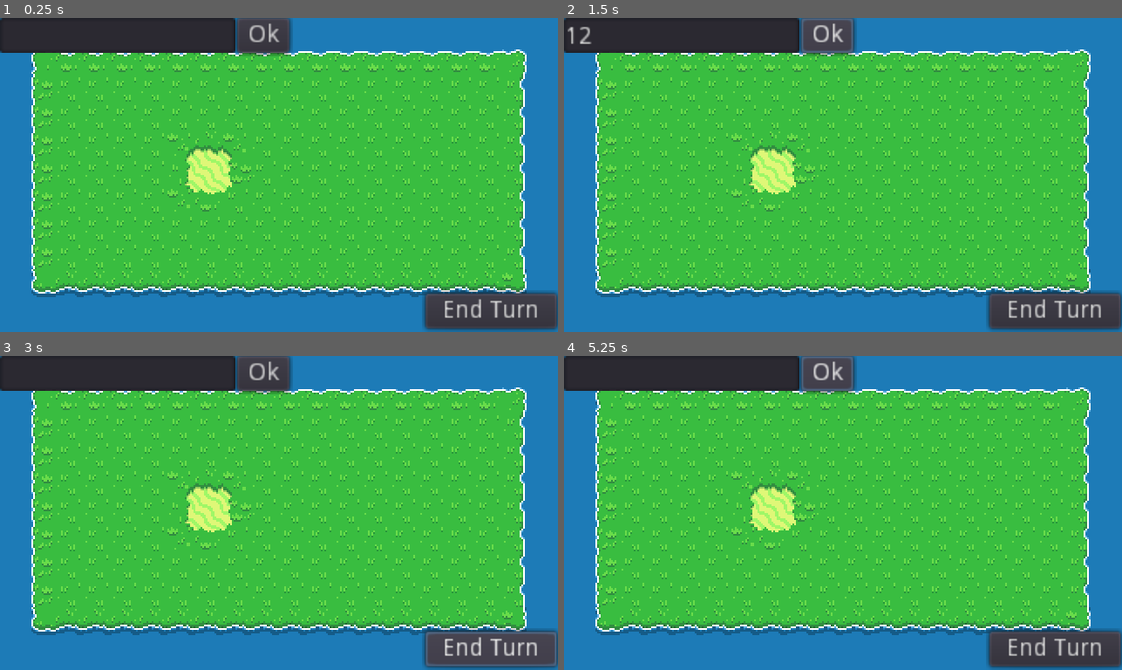
Above: before the commit, frames 1-4 (two rows, left to right).
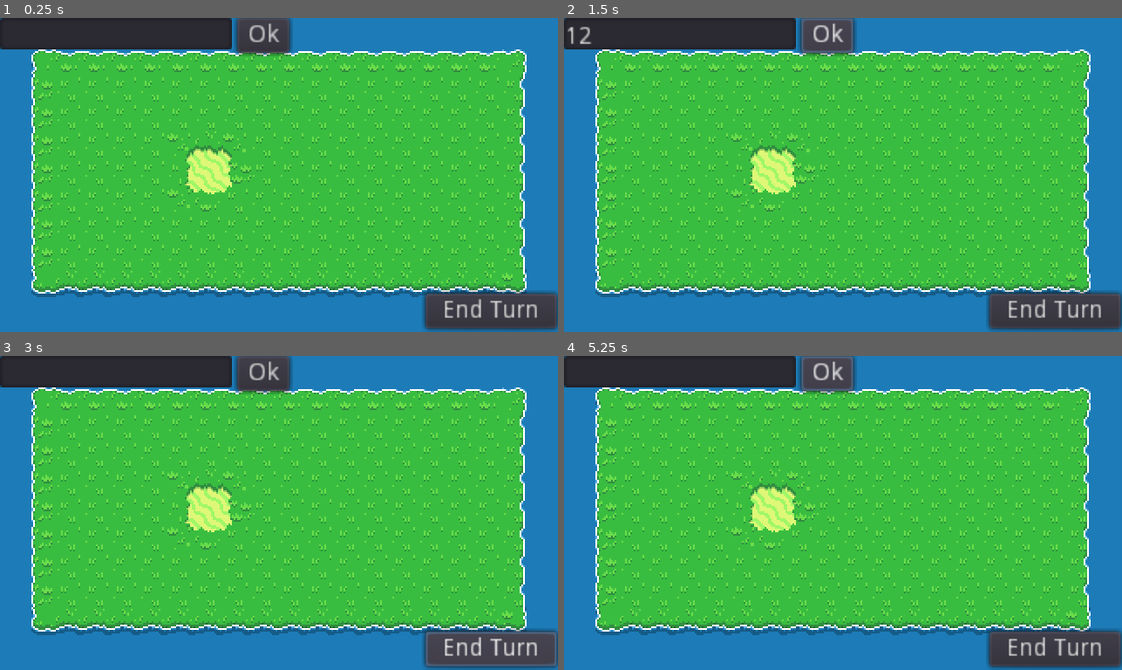
Above: after the commit, the same moments.

Repository: defalur/spellwriters
Game: Godot game, scene res://Main.tscn
The game is run twice, just before and just after one commit, with the same random seed, the same clock (stepped at 60 frames per second) and the same inputs.
Inputs (mouse positions are in pixels of both pictures, inside the frame that each line leads up to):
- Up to frame 1 (0.25 s): no input
- Up to frame 2 (1.5 s): click (681, 36) at 0.52 s; type "12" at 0.6 s; click "Ok" at 1.25 s
- Up to frame 3 (3 s): click "Ok" at 2 s; click "End Turn" at 2.75 s
- Up to frame 4 (5.25 s): click "End Turn" at 3.5 s; click "End Turn" at 4.25 s; click "Ok" at 5 s

The runs differ from the first frame. In frame 1, 0.5% of the frame differs, in the area x 0-43%, y 0-12%; in frame 2, 0.5%; in frame 3, 0.5%; in frame 4, 0.5%.

Commit message:
Started integrating spellang into game

Diff:
--- a/spellwriters/MainUi.tscn
+++ b/spellwriters/MainUi.tscn
@@ -3,8 +3,9 @@
 [ext_resource path="res://MainUi.gd" type="Script" id=1]
 
 [node name="MainUi" type="Control"]
+margin_top = -0.396851
 margin_right = 320.0
-margin_bottom = 180.0
+margin_bottom = 179.603
 mouse_filter = 2
 script = ExtResource( 1 )
 __meta__ = {
@@ -25,13 +26,14 @@
 }
 
 [node name="SpellBox" type="TextEdit" parent="."]
-margin_right = 135.0
-margin_bottom = 20.0
+margin_right = 133.0
+margin_bottom = 18.0
 
 [node name="SpellValidate" type="Button" parent="."]
 margin_left = 136.397
+margin_top = -0.396851
 margin_right = 166.397
-margin_bottom = 20.0
+margin_bottom = 19.6031
 text = "Ok"
 expand_icon = true
 __meta__ = {
Not shown, removed: libspellwriters/Cargo.toml
Not shown, removed: libspellwriters/src/lib.rs
Not shown, changed: spellang/Cargo.lock
Not shown, changed: spellang/Cargo.toml
Not shown, changed: spellang/src/lib.rs
Not shown, removed: spellang/src/main.rs
